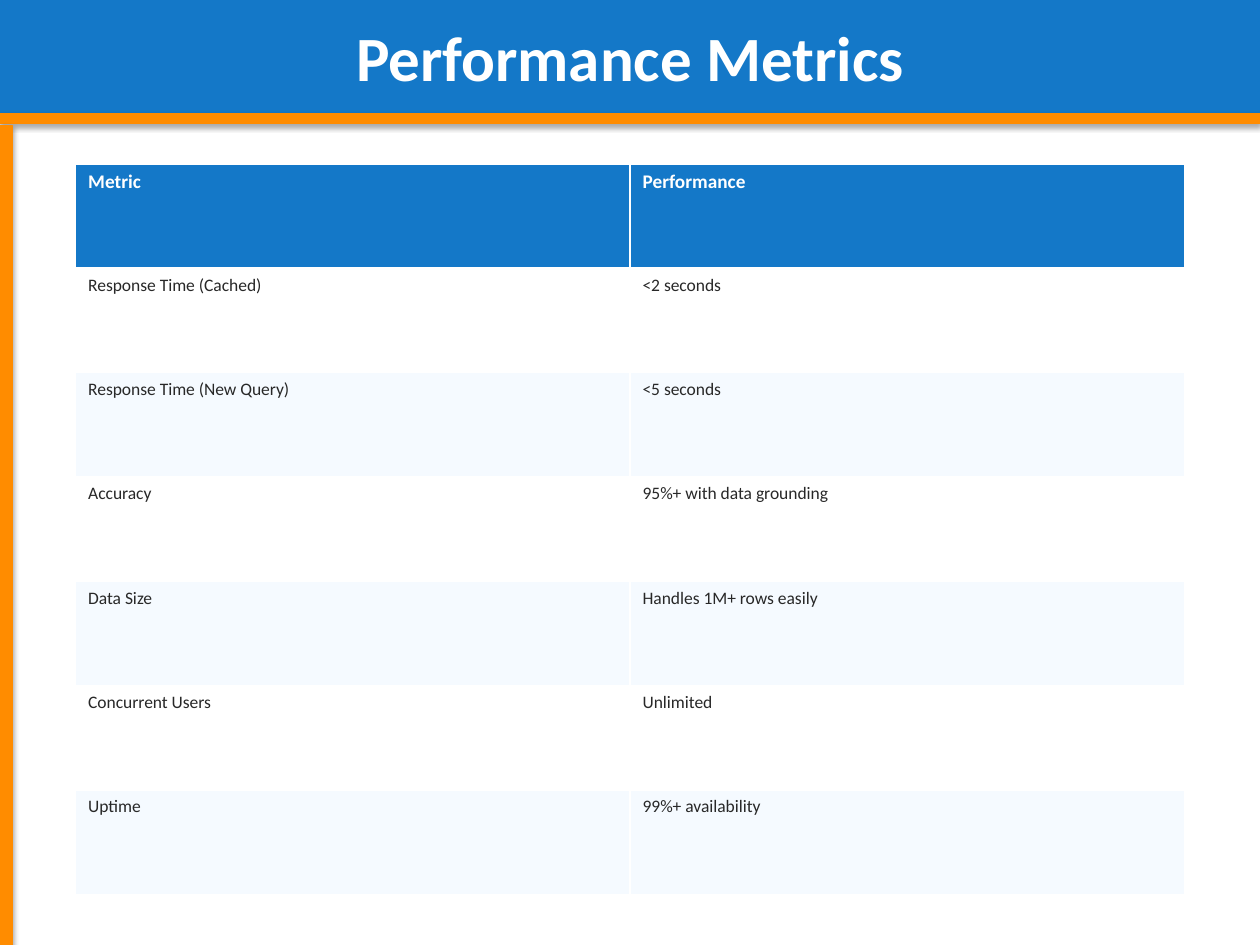
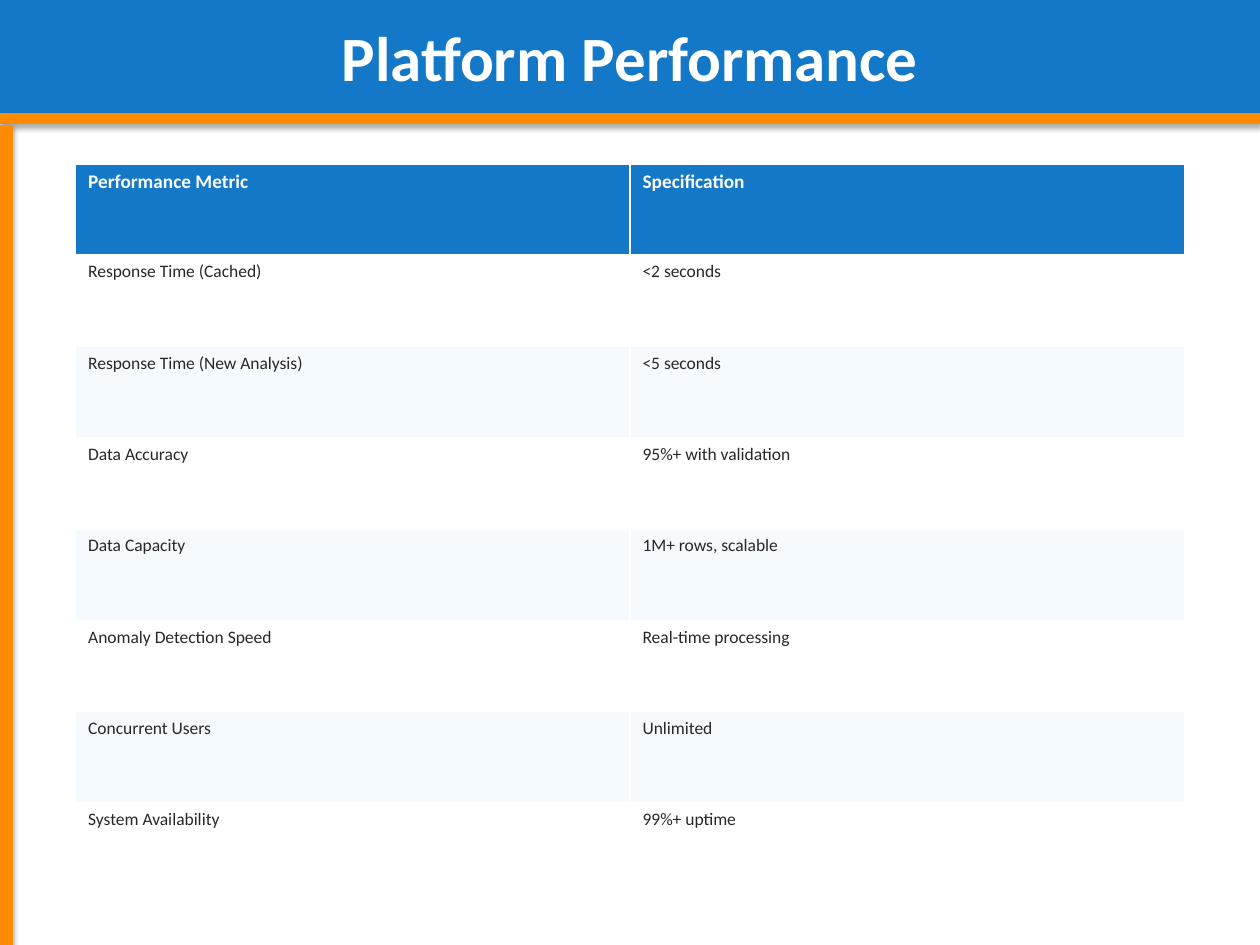
Before and after one commit to adityasinghz/smart-cpg-decision-agent, a slide deck: slide 17 of Smart_CPG_Decision_Agent_Presentation.pptx. Drawn at 1260x945 pixels with LibreOffice and Linux fonts; fonts in the diff are those of the drawing. Boxes give left, top, right and bottom in pixels: in the first picture for what was removed or moved away, otherwise in the second. Text is boxed around its words. In the diff, an @@ line names an element or a change of style, - is before the commit and + after.

```diff
--- a/Smart_CPG_Decision_Agent_Presentation.pptx
+++ b/Smart_CPG_Decision_Agent_Presentation.pptx
@@ text in rectangle at bbox=[342, 36, 918, 82]: text changed @@
-Performance Metrics
+Platform Performance
@@ table at bbox=[76, 164, 1184, 895] @@
-row 1, column 1: Metric
+row 1, column 1: Performance Metric
-row 1, column 2: Performance
+row 1, column 2: Specification
-row 3: Response Time (New Query) | <5 seconds
-row 4: Accuracy | 95%+ with data grounding
-row 5: Data Size | Handles 1M+ rows easily
+row 3: Response Time (New Analysis) | <5 seconds
+row 4: Data Accuracy | 95%+ with validation
+row 5: Data Capacity | 1M+ rows, scalable
+row 6: Anomaly Detection Speed | Real-time processing
-row 8, column 1: Uptime
+row 8, column 1: System Availability
-row 8, column 2: 99%+ availability
+row 8, column 2: 99%+ uptime
```
Also in this commit, not shown: 19 other slides changed, 3 slides added, 3 slides removed, 2 other files.
